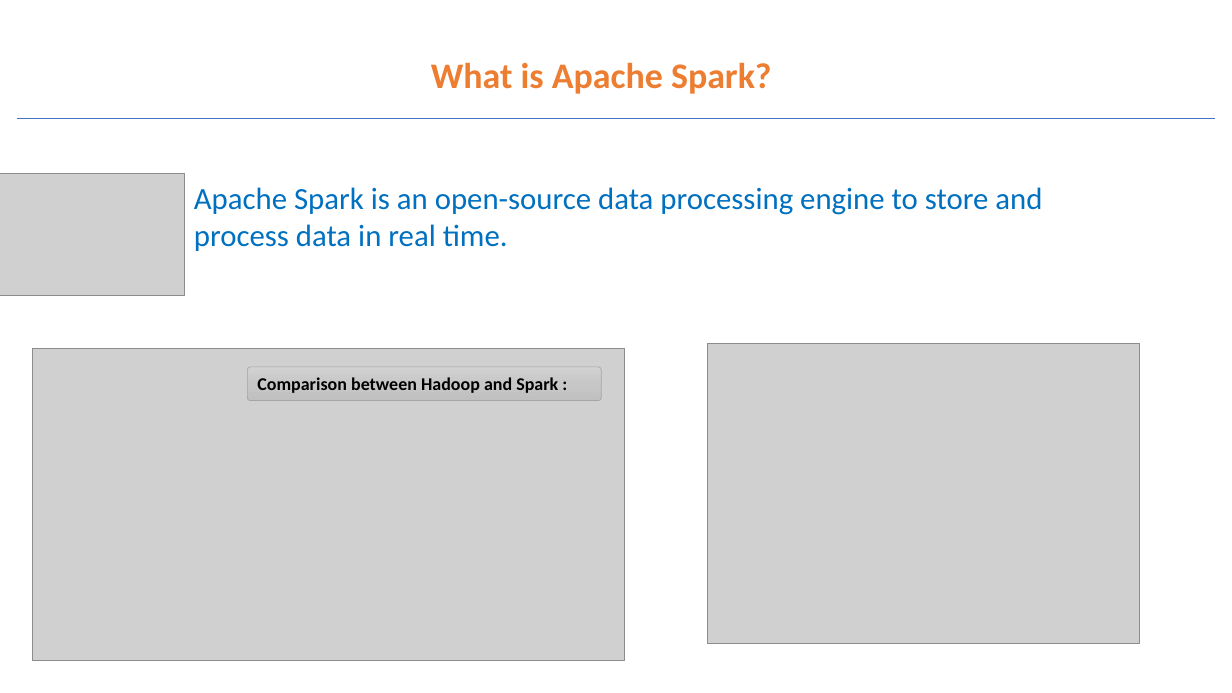
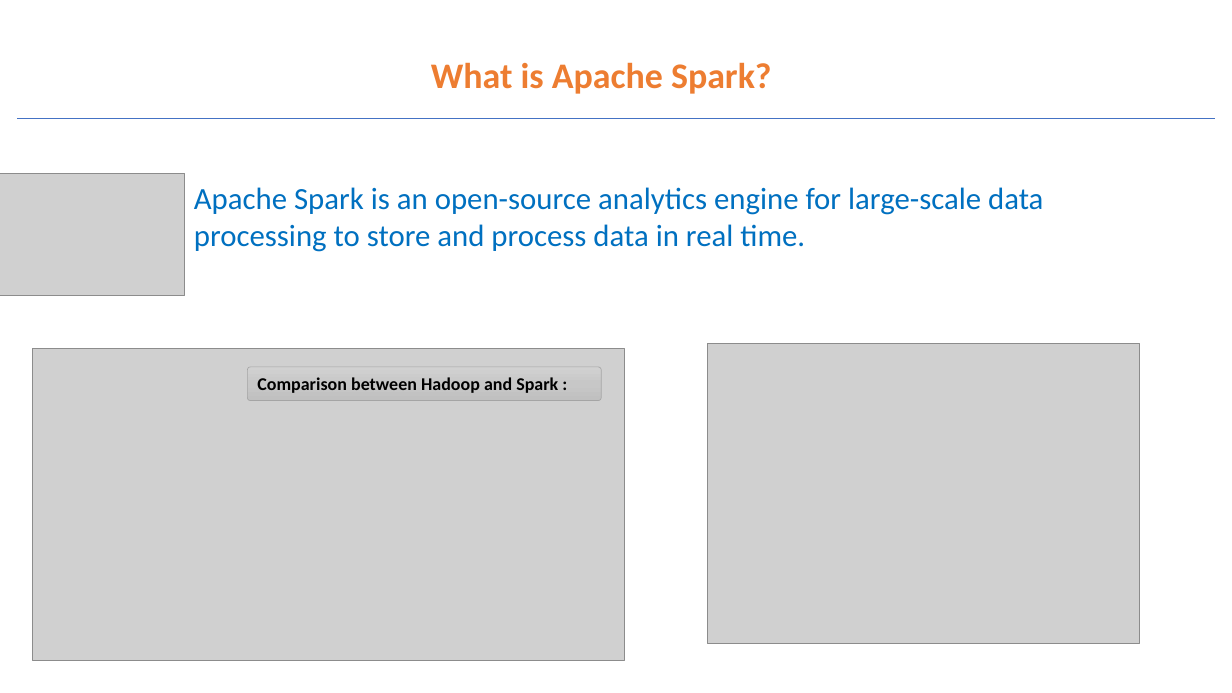
Before and after one commit to jhashivam/ApacheSpark, a slide deck: slide 4 of pyspark_basics/Spark Architecture.pptx. Drawn at 1232x693 pixels with LibreOffice and Linux fonts; fonts in the diff are those of the drawing; grey boxes stand for pictures. Boxes give left, top, right and bottom in pixels: in the first picture for what was removed or moved away, otherwise in the second. Text is boxed around its words. In the diff, an @@ line names an element or a change of style, - is before the commit and + after.

Commit message:
Update files

```diff
--- a/pyspark_basics/Spark Architecture.pptx
+++ b/pyspark_basics/Spark Architecture.pptx
@@ text at (194, 187, 1043, 252): text changed @@
-Apache Spark is an open-source data processing engine to store and process data in real time.
+Apache Spark is an open-source analytics engine for large-scale data processing to store and process data in real time.
```
